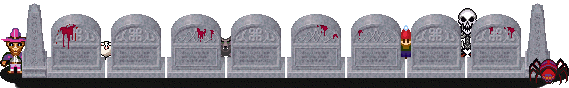
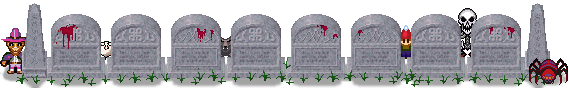
Comparing the layer stacks of the two w=569, h=88 images. Changes:
moved "poisonous_spider.png" above "shadow on grass" over [529, 58, 568, 85]
added layer "shadow on grass" (20%) above "grasses" over [16, 62, 549, 87]
added layer "grasses" above "shadow correction 3" over [16, 57, 549, 87]
added layer "shadow correction 3" (screen, 17%) above "shadow correction 2" over [101, 64, 522, 68]
added layer "shadow correction 2" (screen, 11%) above "shadow correction" over [45, 51, 550, 73]
added layer "shadow correction" (multiply, 9%) above "headstone_2.png left" over [24, 62, 539, 73]
added layer "background, blurred" (36%) above "background" over [0, 62, 569, 88]
hid "background", painted on it over [0, 64, 569, 88]
